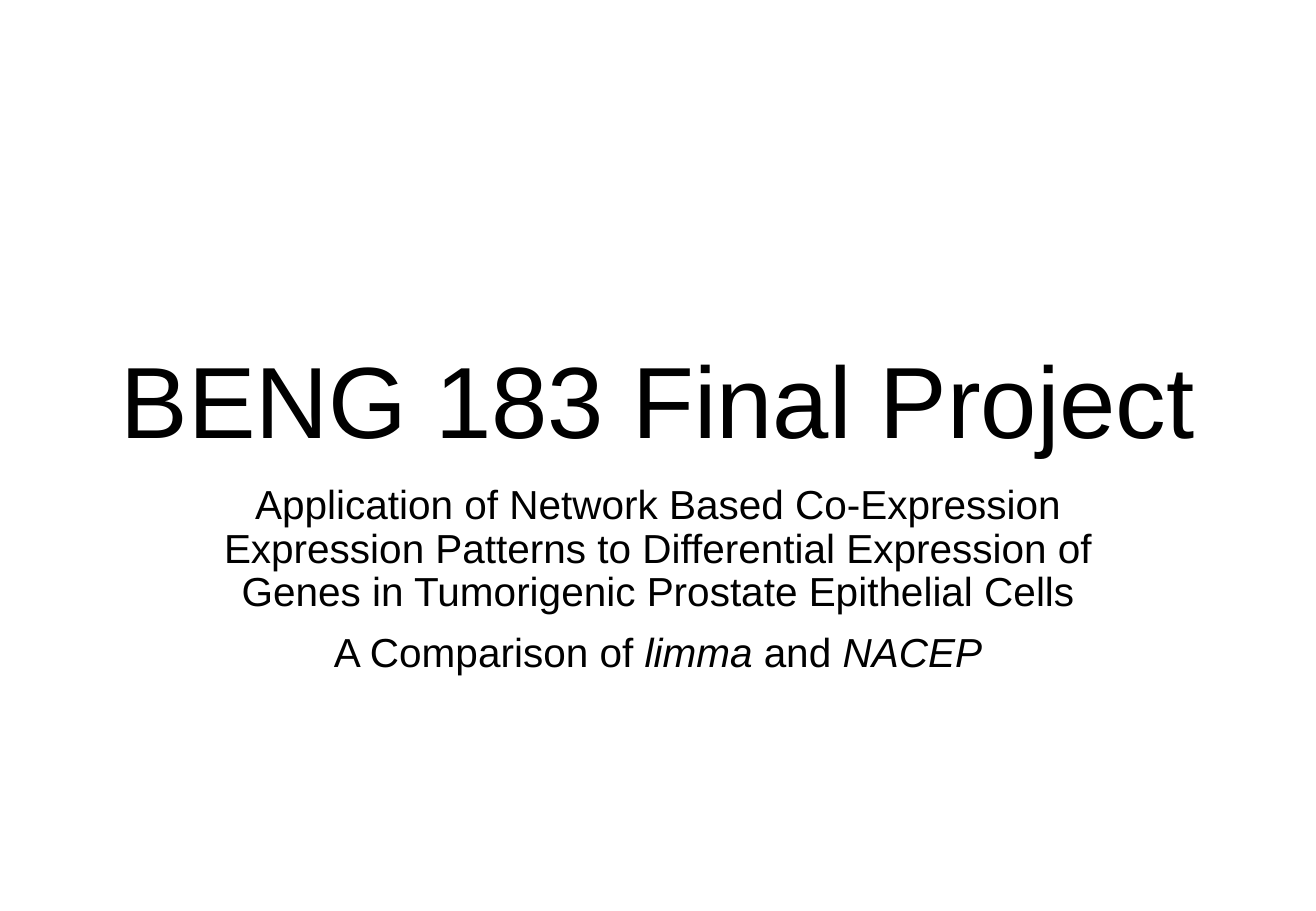
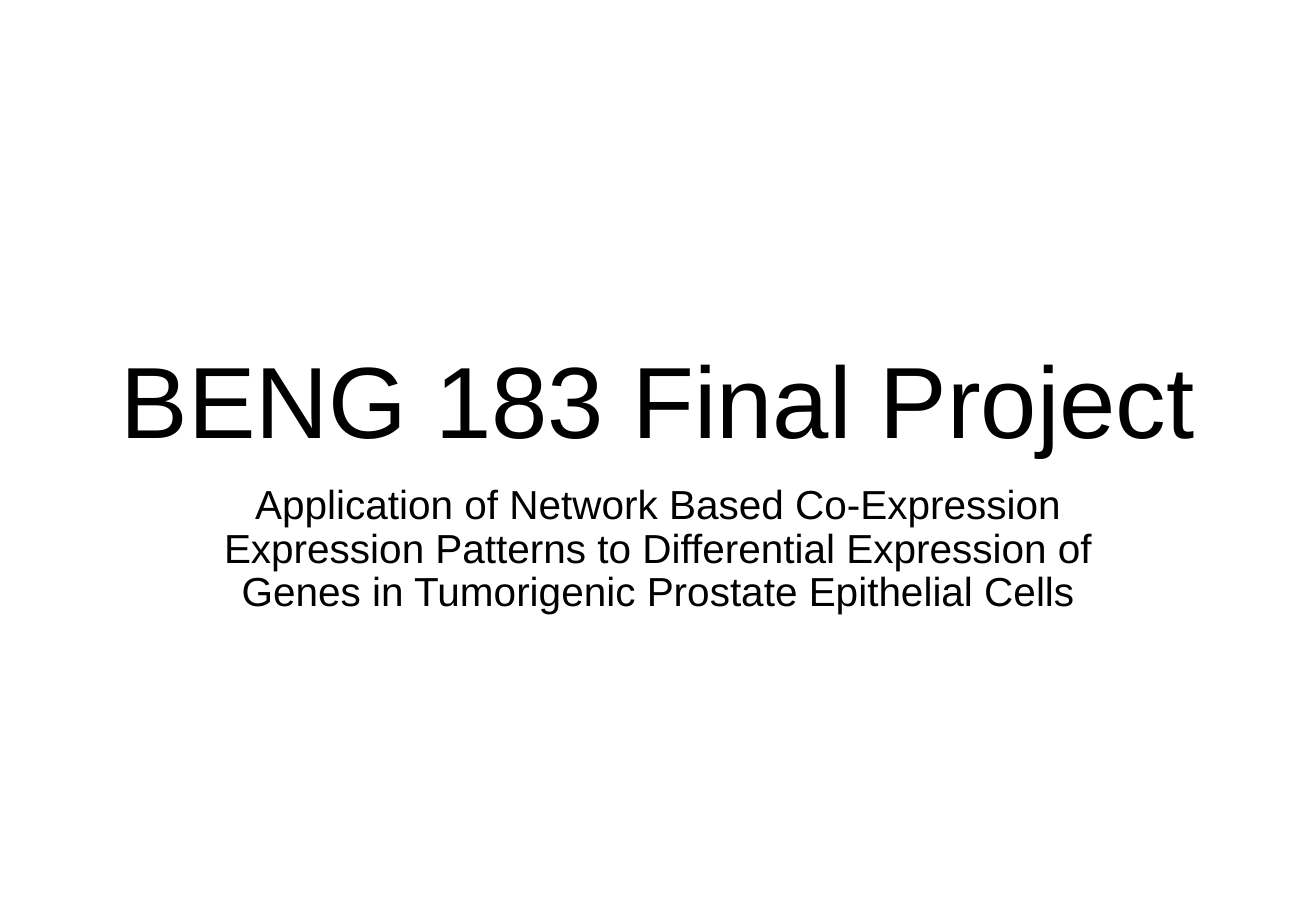
Before and after one commit to kkchau/NACEP-Analysis-of-Prostate-Cancer-Cells, a slide deck: slide 1 of ppt/Presentation.pptx. Drawn at 1316x911 pixels with LibreOffice and Linux fonts; fonts in the diff are those of the drawing. Boxes give left, top, right and bottom in pixels: in the first picture for what was removed or moved away, otherwise in the second. Text is boxed around its words. In the diff, an @@ line names an element or a change of style, - is before the commit and + after.

```diff
--- a/ppt/Presentation.pptx
+++ b/ppt/Presentation.pptx
@@ subtitle at (x1=334, y1=637, x2=982, y2=675): paragraph removed @@
-A Comparison of limma and NACEP
```
Also in this commit, not shown: 10 slides added, 2 slides removed, 10 other files.
